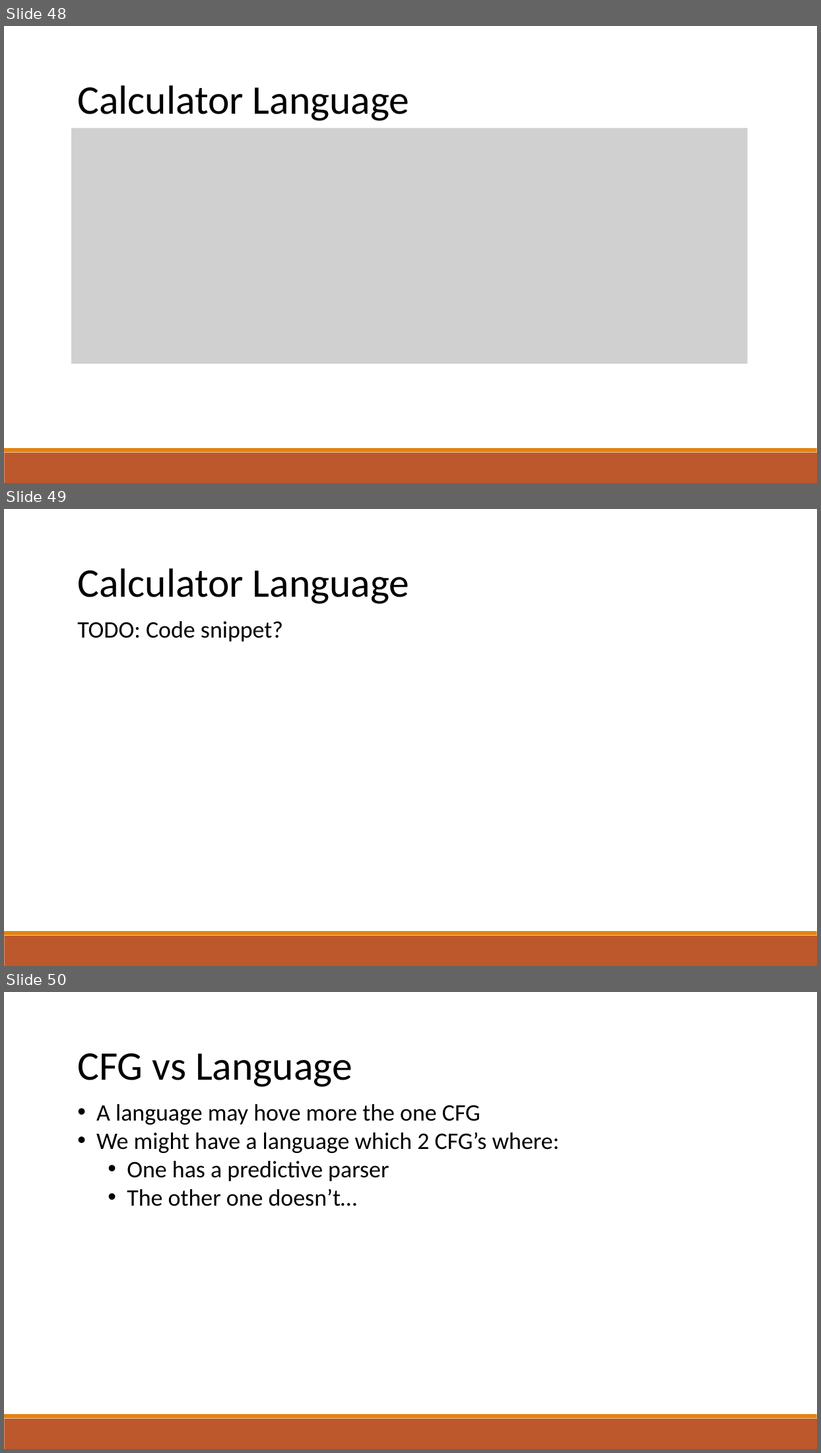
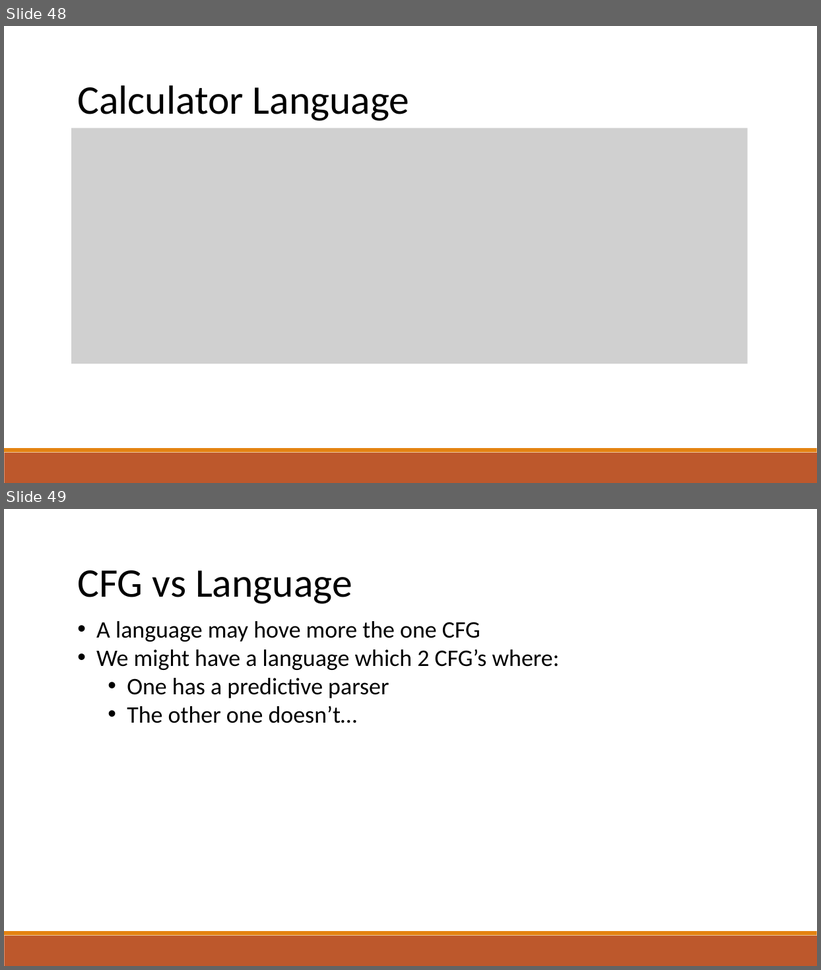
Before and after one commit to raghadzeidan/COMPILATION_TAU_FOR_STUDENTS, a slide deck: new_slides/top_down_parsing.pptx. Shown one above the other, each under a label of ours: slides 48, 49 and 50 before the commit, slides 48 and 49 after it. The pictures are 821x1453 and 821x970 pixels, drawn with LibreOffice and Linux fonts; fonts in the diff are those of the drawing; grey boxes stand for pictures. Boxes give left, top, right and bottom in pixels: in the first picture for what was removed or moved away, otherwise in the second. Text is boxed around its words. In the diff, an @@ line names an element or a change of style, - is before the commit and + after.

```diff
--- a/new_slides/top_down_parsing.pptx
+++ b/new_slides/top_down_parsing.pptx
@@ slide 49 removed at (4, 509, 817, 966), background #FFFFFF; not listed: 2 template elements that a slide beside it also shows @@
@@ text removed at (77, 568, 410, 604) @@
-Calculator Language
@@ text removed at (77, 621, 283, 642) @@
-TODO: Code snippet?
@@ what was slide 50 is now slide 49 @@
```
Also in this commit, not shown: 4 slides changed, 7 slides added, 1 other file.
